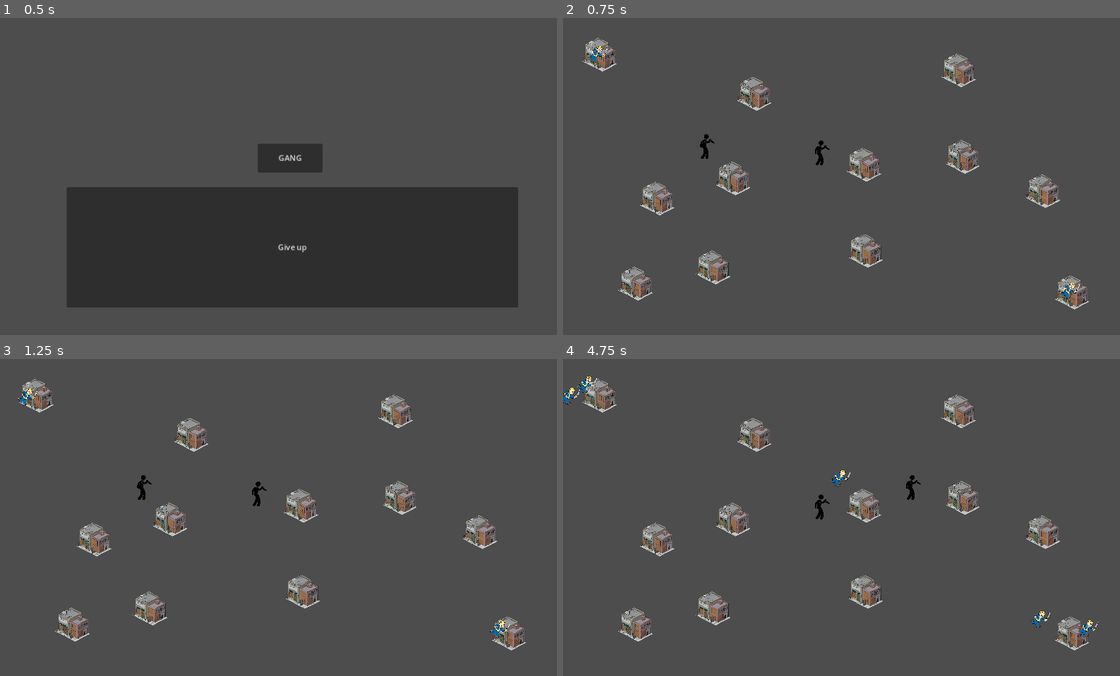
Above: before the commit, frames 1-4 (two rows, left to right).
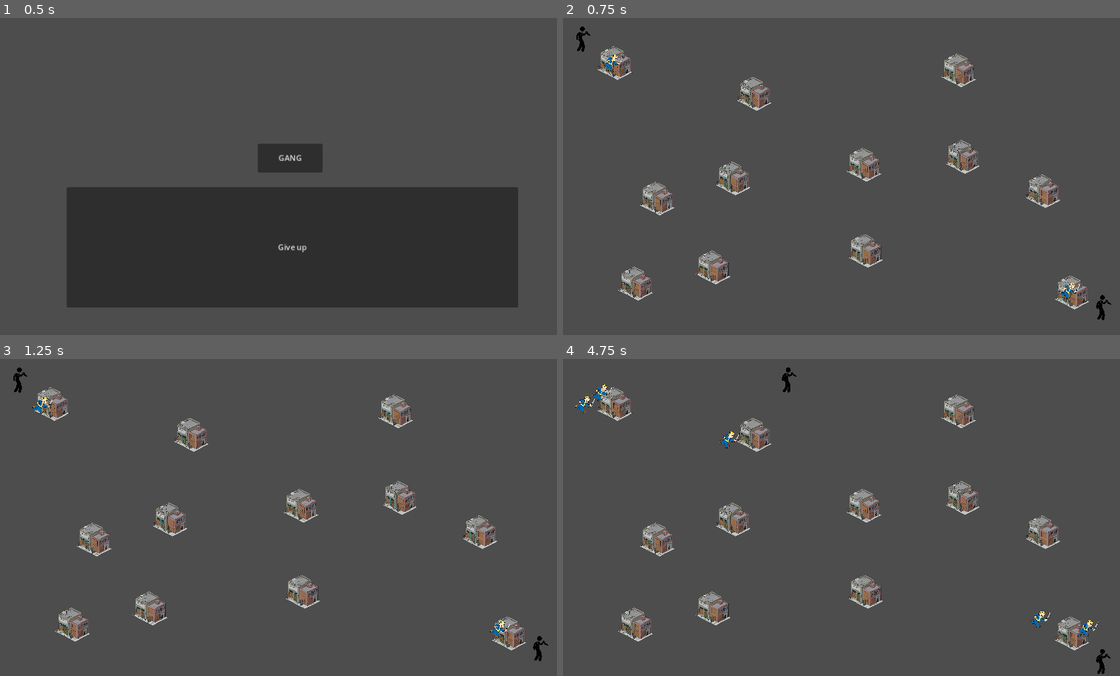
Above: after the commit, the same moments.

Repository: Alfenstein8/createjam
Game: Godot game, scene res://scenes/main_menu.tscn
Two runs of this game, one before a commit and one after it. Both use one fixed random seed, a clock stepped at 60 frames per second and the inputs below.
Inputs:
- Up to frame 1 (0.5 s): no input
- Up to frame 2 (0.75 s): click "GANG" at 0.5 s
- Up to frame 3 (1.25 s): no input
- Up to frame 4 (4.75 s): hold D (p1_right) 1.28-2.03 s; hold F (p1_follow) 1.28-2.03 s; hold S (p1_down) 2.03-2.78 s; tap T (p1_interact) at 2.1 s; hold D (p1_right) 2.78-3.53 s; hold R (p1_shoot) 2.78-3.53 s; hold W (p1_up) 3.53-4.28 s; tap Down (p2_down) at 3.6 s; hold A (p1_left) from 4.28 s (still down); hold L (p2_follow) from 4.28 s (still down)

Frame 1 is identical in both runs. In frame 2, 0.9% of the frame differs, in the area x 2-99%, y 2-96%; in frame 3, 0.9%; in frame 4, 1.3%, in the area x 0-99%, y 2-100%.

Commit message:
Moved player start position

Diff:
--- a/scenes/level.tscn
+++ b/scenes/level.tscn
@@ -6,10 +6,10 @@
 [node name="Level" type="Node2D"]
 
 [node name="Player" parent="." instance=ExtResource("1_pvbff")]
-position = Vector2(289, 260)
+position = Vector2(36, 40)
 
 [node name="Player2" parent="." instance=ExtResource("1_pvbff")]
-position = Vector2(523, 273)
+position = Vector2(1097, 589)
 player_num = 2
 
 [node name="buildings" type="Node2D" parent="."]
@@ -40,7 +40,7 @@
 
 [node name="Building9" parent="buildings" node_paths=PackedStringArray("player_owner") instance=ExtResource("2_yljij")]
 position = Vector2(1038, 560)
-player_owner = NodePath("../../Player")
+player_owner = NodePath("../../Player2")
 
 [node name="Building10" parent="buildings" instance=ExtResource("2_yljij")]
 position = Vector2(807, 106)
@@ -49,5 +49,5 @@
 position = Vector2(979, 353)
 
 [node name="Building12" parent="buildings" node_paths=PackedStringArray("player_owner") instance=ExtResource("2_yljij")]
-position = Vector2(75, 74)
-player_owner = NodePath("../../Player2")
+position = Vector2(106, 91)
+player_owner = NodePath("../../Player")
